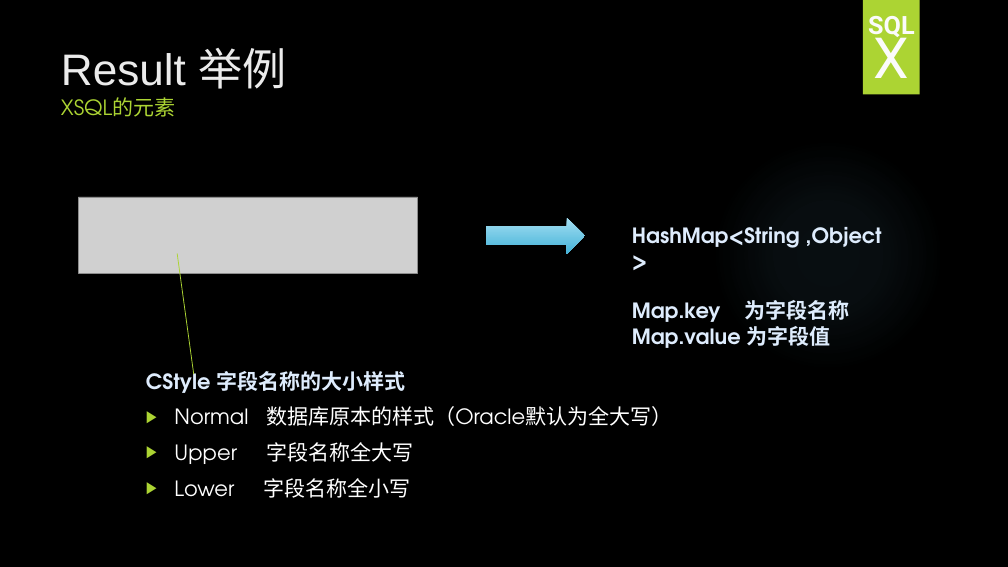
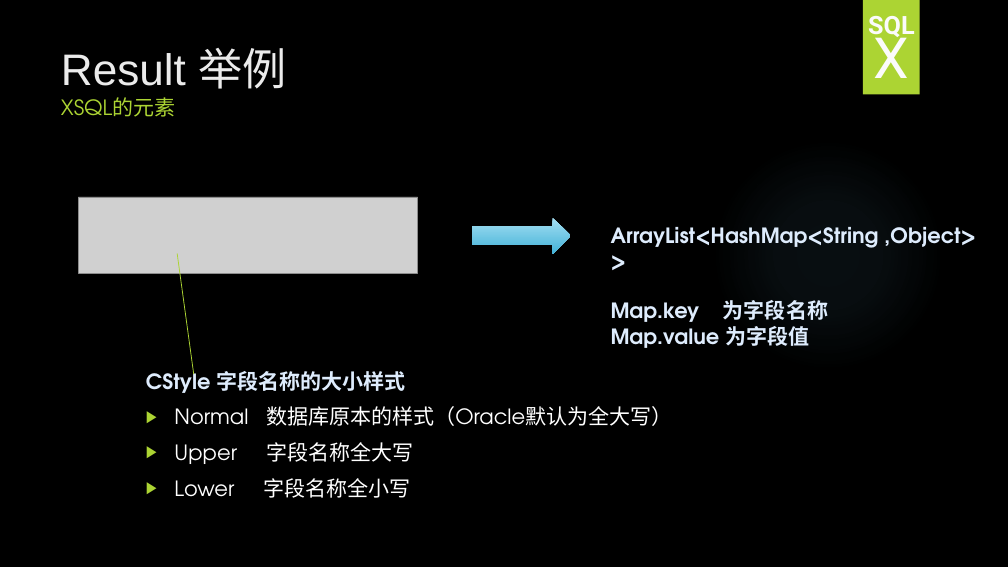
Before and after one commit to HY-ZhengWei/hy.common.XJava, a slide deck: slide 32 of doc/XSQL技术交流.pptx. Drawn at 1008x567 pixels with LibreOffice and Linux fonts; fonts in the diff are those of the drawing; grey boxes stand for pictures; background and template pictures are left out. Boxes give left, top, right and bottom in pixels: in the first picture for what was removed or moved away, otherwise in the second. Text is boxed around its words. In the diff, an @@ line names an element or a change of style, - is before the commit and + after.

```diff
--- a/doc/XSQL技术交流.pptx
+++ b/doc/XSQL技术交流.pptx
@@ right arrow: place and size @@
-right arrow at (485,218,585,254)
+right arrow at (472,218,571,254)
@@ text "ArrayList<HashMap<String ,Object>>": place and size @@
-text "ArrayList<HashMap<String ,Object>>" at (632,227,882,348)
+text "ArrayList<HashMap<String ,Object>>" at (611,227,976,348)
@@ text at (611,227,976,248): text changed @@
-HashMap<String ,Object>
+ArrayList<HashMap<String ,Object>>
```
Also in this commit, not shown: 1 other slide changed, 4 other files.
